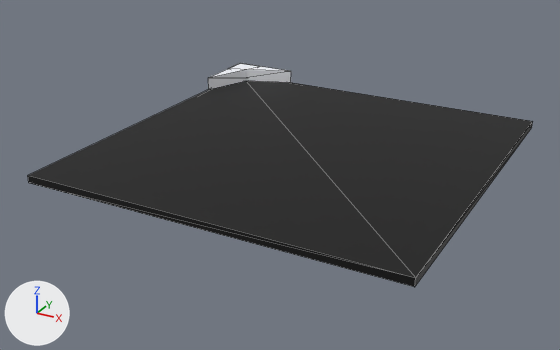
Before and after pictures for a commit that changed the FBX model Assets/Art/Roads/Models_New/corner_round.fbx.
Rendered twice from a 50 mm lens placed at (4.43, -8.67, 3.79), pointed at (-0.17, -0.3, -0.4). Lighting does not change. The marker at lower left points along +X, +Y and +Z. Mesh edges are drawn as thin lines. Where no turn or scale is listed for an object, it has been applied to the vertices. Vertices at the same position are counted once.

Objects in the first picture: 'mergedBlocks'.
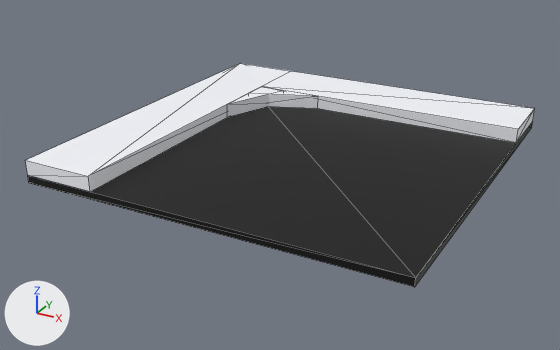
Commit message: Update meshes for corner round

Pixel boxes (x1, y1, x2, y2) of what changed, in the pictures (560 x 350 px; the box of a moved part takes in the faces that stretch with it):
'mergedBlocks', reshaped: before (28, 63, 533, 287); after (25, 63, 534, 287)
part 1 of me_mesh, added: after (261, 71, 534, 143)
part 2 of me_mesh, added: after (268, 90, 318, 109)
part 3 of me_mesh, moved or reshaped: before (208, 63, 259, 89); after (227, 87, 283, 117)
part 4 of me_mesh, moved or reshaped: before (246, 66, 291, 83); after (25, 63, 290, 192)

Diff of the bpy script that builds the scene:
```diff
--- a/Assets/Art/Roads/Models_New/corner_round.fbx.py
+++ b/Assets/Art/Roads/Models_New/corner_round.fbx.py
@@ me_mesh @@
 # used by ob_mergedblocks; location = (0.0, 0.0, 0.0)
-me_mesh.from_pydata(...)  # 20 vertices, 28 faces; spans x -2.5..2.5, y -2.5..2.5, z -0.15..0.15
+me_mesh.from_pydata(...)  # 36 vertices, 52 faces; spans x -2.5..2.5, y -2.5..2.5, z -0.15..0.15
+# me_mesh part 1: a new loose piece, a box spanning x -1.5..2.5, y 1.5..2.5, z -0.05..0.15, in mat_defaultmat_clone (white #f8faff)
+# me_mesh part 2: the loose piece of 6 vertices spanning x -2.5..-1.5, y 2.1..2.5, z -0.05..0.15 is copied, and the copy is moved by (1.0, -1.0, 0.0); it spans x -1.5..-0.5, y 1.1..1.5, z -0.05..0.15
+# me_mesh part 3: the loose piece of 6 vertices spanning x -2.5..-2.1, y 1.5..2.5, z -0.05..0.15 is moved by (1.0, -1.0, 0.0)
+# me_mesh part 4
+# 2 vertices are removed from x -2.5, y 2.1, z -0.05..0.15
+# 8 faces are deleted
+# 4 vertices are added at (-1.5, -2.5, -0.05), (-2.5, -2.5, -0.05), (-2.5, -2.5, 0.15), (-1.5, -2.5, 0.15)
+# 12 new faces join them, mat_defaultmat_clone (white #f8faff)
 me_mesh.materials.append(mat_custom1_clone)
```
